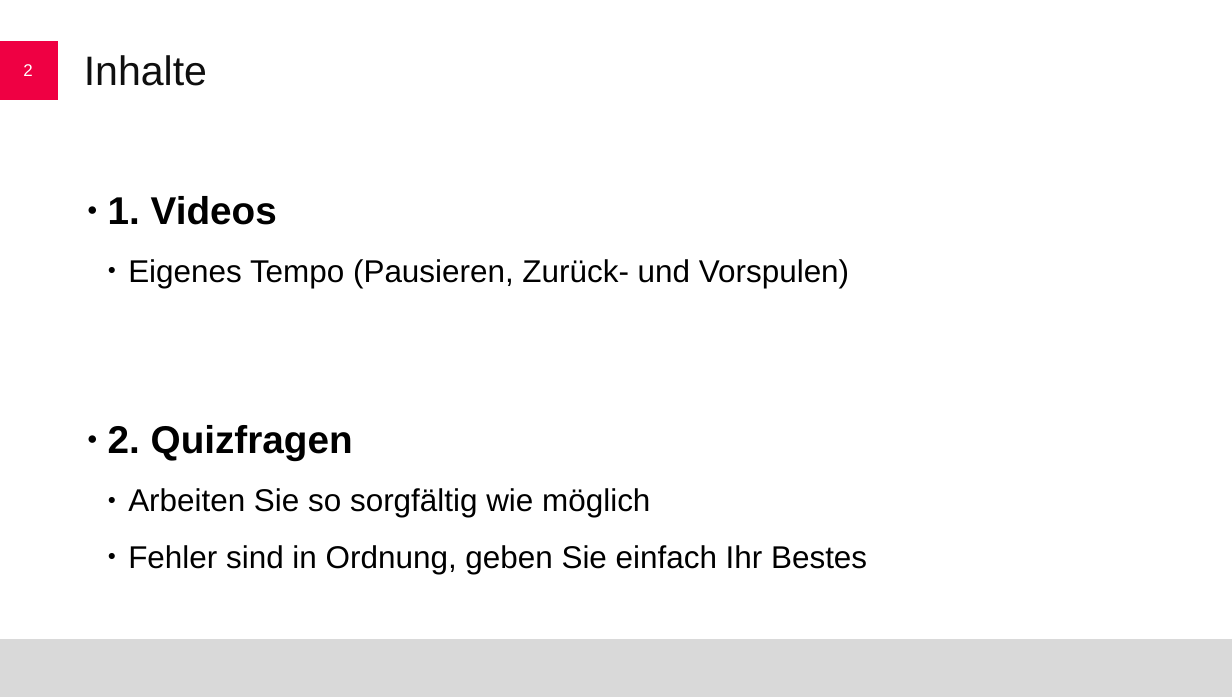
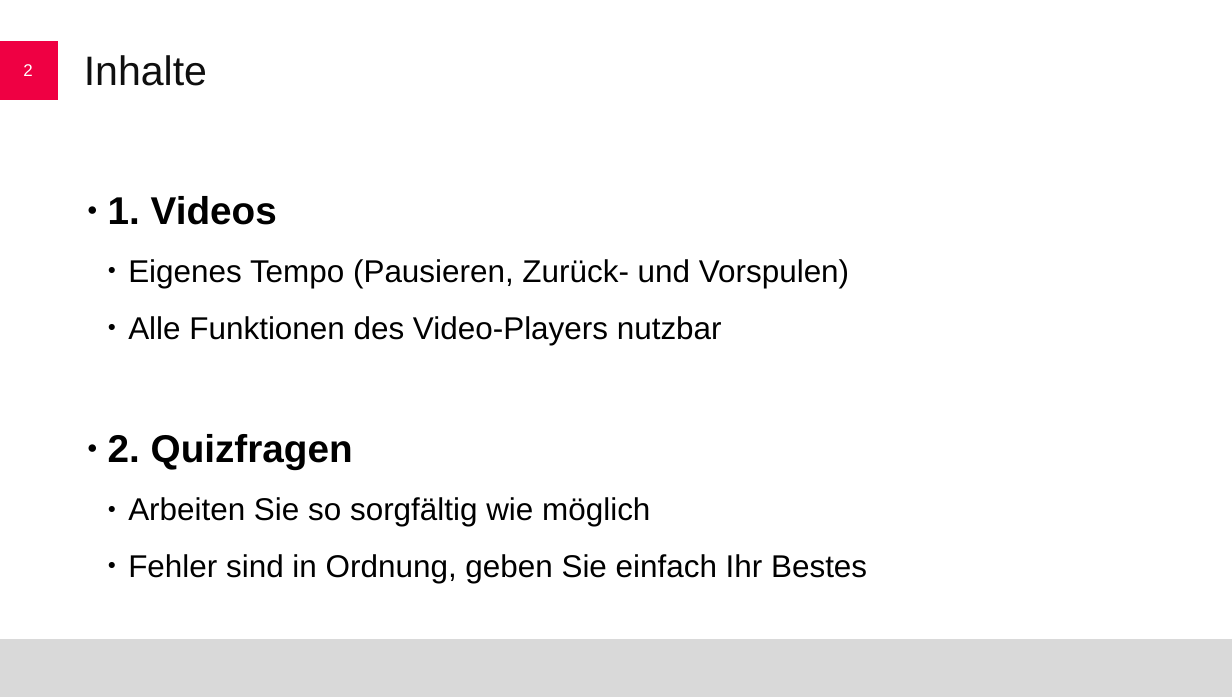
Before and after one commit to handlj/ba-thesis-microlearning-adhd-code, a slide deck: slide 2 of course-material/mature/slides/instructions/instructions-v2.odp. Drawn at 1232x697 pixels with LibreOffice and Linux fonts; fonts in the diff are those of the drawing; background and template pictures are left out. Boxes give left, top, right and bottom in pixels: in the first picture for what was removed or moved away, otherwise in the second. Text is boxed around its words. In the diff, an @@ line names an element or a change of style, - is before the commit and + after.

Commit message:
[instruction-video] add newly recorded instruction video

```diff
--- a/course-material/mature/slides/instructions/instructions-v2.odp
+++ b/course-material/mature/slides/instructions/instructions-v2.odp
@@ text at bbox=[128, 316, 722, 345]: paragraph added @@
+  ● Alle Funktionen des Video-Players nutzbar
```
Also in this commit, not shown: 1 other slide changed, 5 other files.
